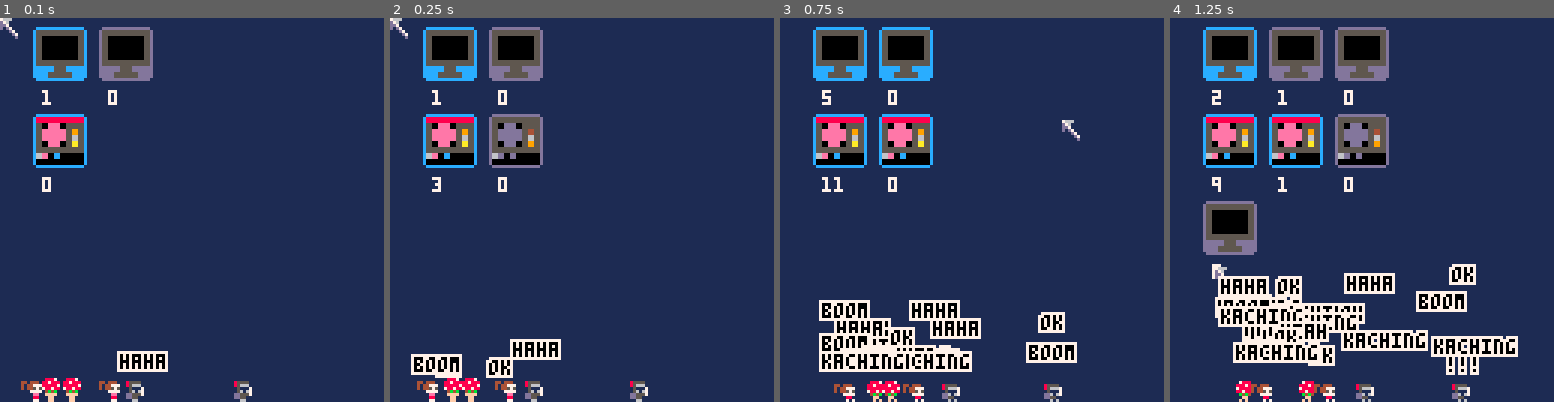
Above: before the commit, frames 1-4 (left to right).
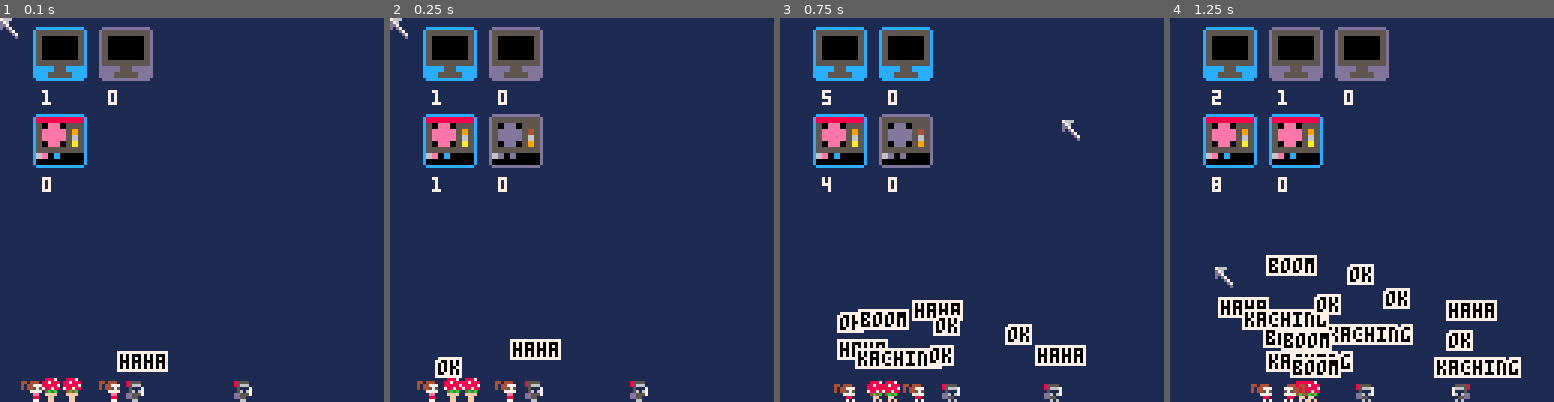
Above: after the commit, the same moments.

Repository: wesen/carts
Game: PICO-8 cartridge games/gamedevgame/gamedevgame.p8
Two runs of this game, one before a commit and one after it. Both use one fixed random seed, a clock stepped at 60 frames per second and the inputs below.
Inputs (mouse positions are in pixels of both pictures, inside the frame that each line leads up to):
- Up to frame 1 (0.1 s): no input
- Up to frame 2 (0.25 s): no input
- Up to frame 3 (0.75 s): click (1060, 121) at 0.67 s
- Up to frame 4 (1.25 s): click (1216, 267) at 1.22 s

Frame 1 is identical in both runs. In frame 2, 0.9% of the frame differs, in the area x 5-33%, y 41-94%; in frame 3, 7.5%; in frame 4, 17%, in the area x 8-92%, y 25-100%.

Commit message:
Try to tackle worker balancing in one way

Diff:
--- a/games/gamedevgame/gamedevgame.p8
+++ b/games/gamedevgame/gamedevgame.p8
@@ -973,6 +973,8 @@
  self.spd_x=rnd(0.2)+0.2
  self.dir=1
  self.state=0 -- 0=walking, 1=jumping
+ self.auto_resources={}
+ self.default_resource=nil
  add(glb_resource_manager.workers,self)
 end)
 
@@ -995,6 +997,48 @@
 end
 
 function cls_worker:on_tick()
+ local res=self.default_resource
+ local max_requirements={}
+ for _,v in pairs(self.auto_resources) do
+  for name,dep in pairs(v.dependencies) do
+   if (max_requirements[name]~=nil) max_requirements[name]=dep
+   max_requirements[name]=max(dep,max_requirements[name])
+  end
+ end
+
+
+ for name,v in pairs(max_requirements) do
+  printh(name.." "..tostr(v))
+ end
+ local potential_resources={}
+
+ for _,v in pairs(self.auto_resources) do
+  if v:are_dependencies_fulfilled() then
+   local add_res=true
+   printh("considering "..v.name)
+   for name,dep in pairs(v.dependencies) do
+    if glb_resource_manager.resources[name].count<max_requirements[name] then
+     add_res=false
+     printh("discarding "..v.name.." because of "..name)
+    end
+   end
+   if (add_res) add(potential_resources,v)
+  end
+ end
+
+ if #potential_resources>0 then
+  res=rnd_elt(potential_resources)
+  printh("potential_resources:")
+  for _,v in pairs(potential_resources) do
+   printh(v.name)
+  end
+ end
+ printh("\n")
+
+ if (res==nil) return
+
+ res:produce()
+ self.duration=res.duration
  local text=rnd_elt({"wow","ok","!!!","yeah","boom","kaching","lol","haha"})
  cls_score_particle.init(self.x-(#text/2),115,text,0,7)
 end
@@ -1002,56 +1046,22 @@
 cls_coder=subclass(cls_worker,function(self,duration)
  cls_worker._ctr(self,duration)
  self.spr=64
+ self.default_resource=res_loc
+ self.auto_resources={res_func,res_csharp_file}
 end)
-
-function cls_coder:on_tick()
- cls_worker.on_tick(self)
- local auto_resources={res_build,res_csharp_file,res_func}
- for _,v in pairs(auto_resources) do
-  if v:are_dependencies_fulfilled() and maybe(0.5) then
-   v:produce()
-   self.duration=v.duration
-   return
-  end
- end
- res_loc:produce()
-end
 
 cls_gfx_artist=subclass(cls_worker,function(self,duration)
  cls_worker._ctr(self,duration)
  self.spr=80
+ self.default_resource=res_pixel
+ self.auto_resources={res_tilemap,res_sprite,res_animation}
 end)
-
-function cls_gfx_artist:on_tick()
- cls_worker.on_tick(self)
- local auto_resources={res_sprite,res_animation,res_tilemap}
- for _,v in pairs(auto_resources) do
-  if v:are_dependencies_fulfilled() and maybe(0.5) then
-   v:produce()
-   self.duration=v.duration
-   return
-  end
- end
- res_pixel:produce()
-end
 
 cls_game_designer=subclass(cls_worker,function(self,duration)
  cls_worker._ctr(self,duration)
  self.spr=96
+ self.auto_resources={res_prop,res_character,res_level}
 end)
-
-function cls_game_designer:on_tick()
- cls_worker.on_tick(self)
- local auto_resources={res_prop,res_character,res_level}
- for _,v in pairs(auto_resources) do
-  if v:are_dependencies_fulfilled() and maybe(0.5) then
-   v:produce()
-   self.duration=v.duration
-   return
-  end
- end
- res_pixel:produce()
-end
 
 
 function _init()
--- a/games/gamedevgame/worker.lua
+++ b/games/gamedevgame/worker.lua
@@ -7,6 +7,8 @@
  self.spd_x=rnd(0.2)+0.2
  self.dir=1
  self.state=0 -- 0=walking, 1=jumping
+ self.auto_resources={}
+ self.default_resource=nil
  add(glb_resource_manager.workers,self)
 end)
 
@@ -29,6 +31,48 @@
 end
 
 function cls_worker:on_tick()
+ local res=self.default_resource
+ local max_requirements={}
+ for _,v in pairs(self.auto_resources) do
+  for name,dep in pairs(v.dependencies) do
+   if (max_requirements[name]~=nil) max_requirements[name]=dep
+   max_requirements[name]=max(dep,max_requirements[name])
+  end
+ end
+
+
+ for name,v in pairs(max_requirements) do
+  printh(name.." "..tostr(v))
+ end
+ local potential_resources={}
+
+ for _,v in pairs(self.auto_resources) do
+  if v:are_dependencies_fulfilled() then
+   local add_res=true
+   printh("considering "..v.name)
+   for name,dep in pairs(v.dependencies) do
+    if glb_resource_manager.resources[name].count<max_requirements[name] then
+     add_res=false
+     printh("discarding "..v.name.." because of "..name)
+    end
+   end
+   if (add_res) add(potential_resources,v)
+  end
+ end
+
+ if #potential_resources>0 then
+  res=rnd_elt(potential_resources)
+  printh("potential_resources:")
+  for _,v in pairs(potential_resources) do
+   printh(v.name)
+  end
+ end
+ printh("\n")
+
+ if (res==nil) return
+
+ res:produce()
+ self.duration=res.duration
  local text=rnd_elt({"wow","ok","!!!","yeah","boom","kaching","lol","haha"})
  cls_score_particle.init(self.x-(#text/2),115,text,0,7)
 end
@@ -36,53 +80,19 @@
 cls_coder=subclass(cls_worker,function(self,duration)
  cls_worker._ctr(self,duration)
  self.spr=64
+ self.default_resource=res_loc
+ self.auto_resources={res_func,res_csharp_file}
 end)
-
-function cls_coder:on_tick()
- cls_worker.on_tick(self)
- local auto_resources={res_build,res_csharp_file,res_func}
- for _,v in pairs(auto_resources) do
-  if v:are_dependencies_fulfilled() and maybe(0.5) then
-   v:produce()
-   self.duration=v.duration
-   return
-  end
- end
- res_loc:produce()
-end
 
 cls_gfx_artist=subclass(cls_worker,function(self,duration)
  cls_worker._ctr(self,duration)
  self.spr=80
+ self.default_resource=res_pixel
+ self.auto_resources={res_tilemap,res_sprite,res_animation}
 end)
-
-function cls_gfx_artist:on_tick()
- cls_worker.on_tick(self)
- local auto_resources={res_sprite,res_animation,res_tilemap}
- for _,v in pairs(auto_resources) do
-  if v:are_dependencies_fulfilled() and maybe(0.5) then
-   v:produce()
-   self.duration=v.duration
-   return
-  end
- end
- res_pixel:produce()
-end
 
 cls_game_designer=subclass(cls_worker,function(self,duration)
  cls_worker._ctr(self,duration)
  self.spr=96
+ self.auto_resources={res_prop,res_character,res_level}
 end)
-
-function cls_game_designer:on_tick()
- cls_worker.on_tick(self)
- local auto_resources={res_prop,res_character,res_level}
- for _,v in pairs(auto_resources) do
-  if v:are_dependencies_fulfilled() and maybe(0.5) then
-   v:produce()
-   self.duration=v.duration
-   return
-  end
- end
- res_pixel:produce()
-end
